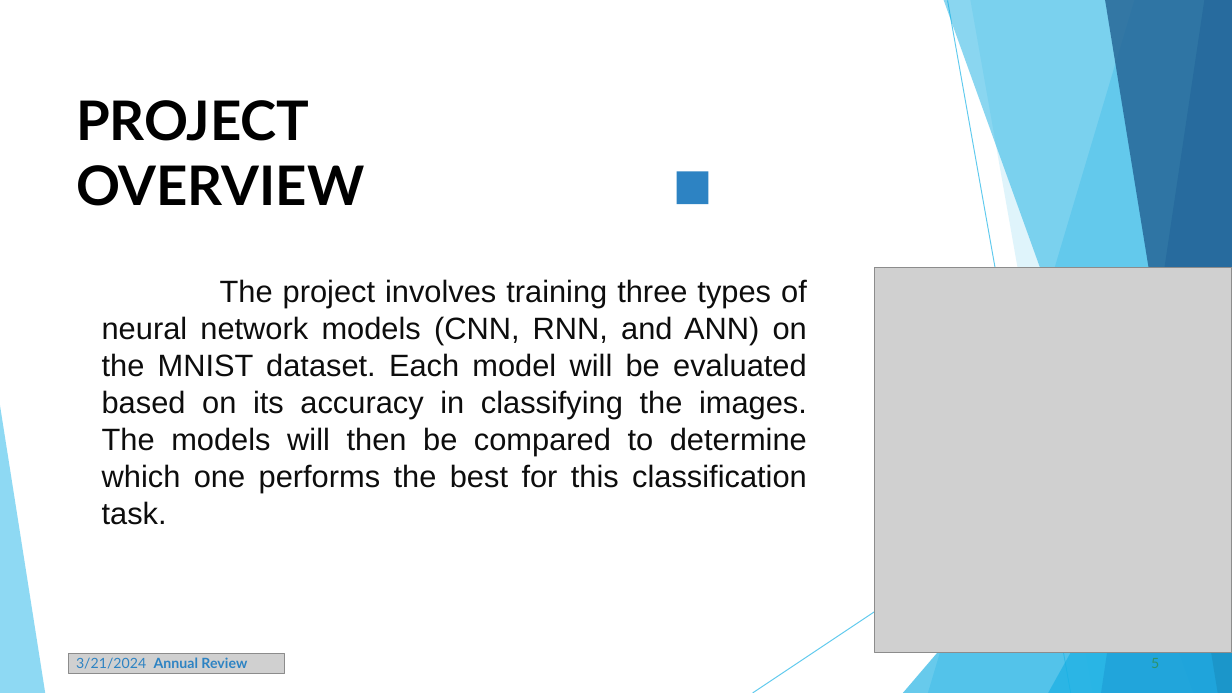
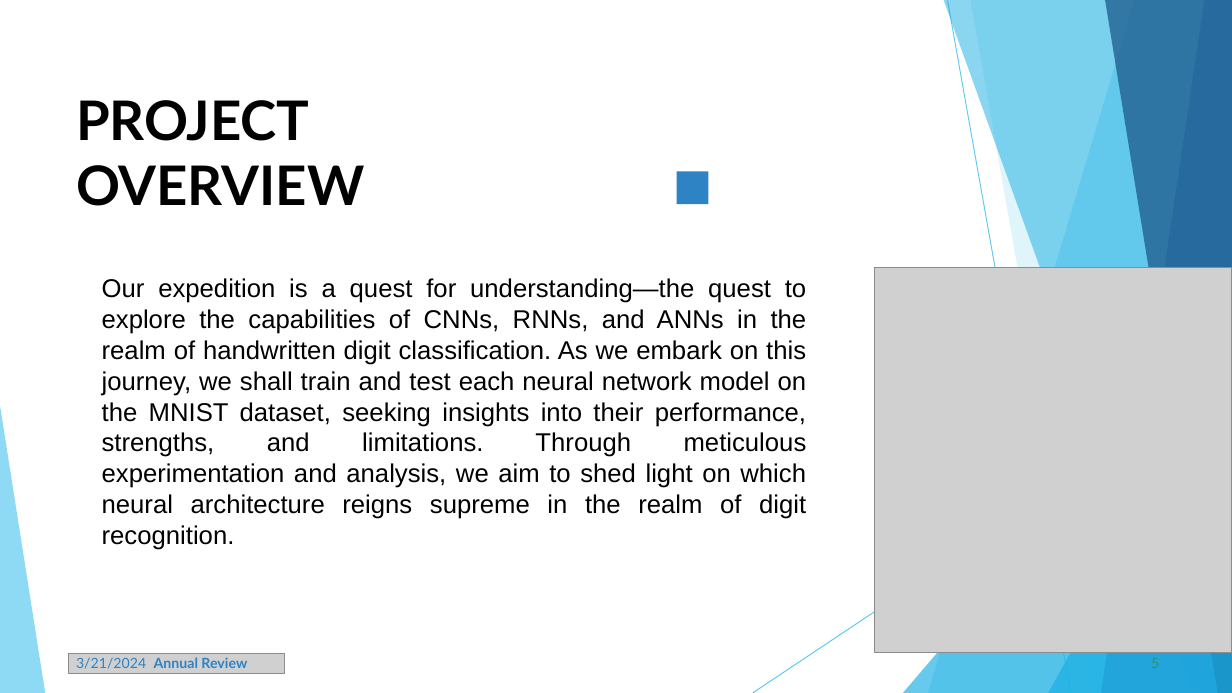
Before and after one commit to samraj46/NaanMudhalvan, a slide deck: slide 5 of samraj PPt.pptx. Drawn at 1232x693 pixels with LibreOffice and Linux fonts; fonts in the diff are those of the drawing; grey boxes stand for pictures. Boxes give left, top, right and bottom in pixels: in the first picture for what was removed or moved away, otherwise in the second. Text is boxed around its words. In the diff, an @@ line names an element or a change of style, - is before the commit and + after.

```diff
--- a/samraj PPt.pptx
+++ b/samraj PPt.pptx
@@ text at bbox=[102, 278, 807, 550]: text changed; size 24 to 20 pt; text colour #0D0D0D to #000000 @@
-The project involves training three types of neural network models (CNN, RNN, and ANN) on the MNIST dataset. Each model will be evaluated based on its accuracy in classifying the images. The models will then be compared to determine which one performs the best for this classification task.
+Our expedition is a quest for understanding—the quest to explore the capabilities of CNNs, RNNs, and ANNs in the realm of handwritten digit classification. As we embark on this journey, we shall train and test each neural network model on the MNIST dataset, seeking insights into their performance, strengths, and limitations. Through meticulous experimentation and analysis, we aim to shed light on which neural architecture reigns supreme in the realm of digit recognition.
```
Also in this commit, not shown: 6 other slides changed, 2 slides removed.
